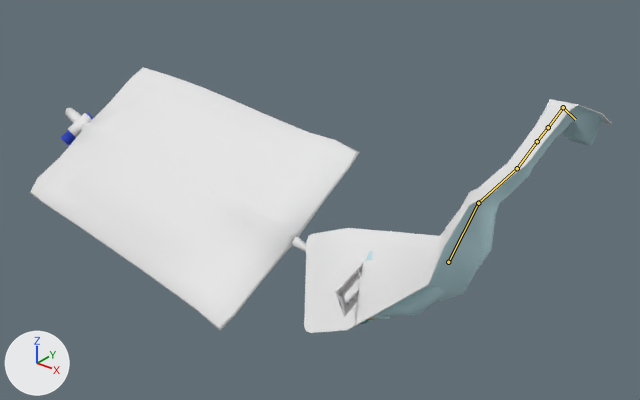
The FBX model care-up/Assets/_Models/catheter_Supertubular.fbx, before and after one commit.
One viewpoint serves both versions: a camera (50 mm lens) standing at (0.207, -0.709, 0.32) and looking at (-0.156, -0.255, 0.039). Every picture has the same lights, and +X, +Y and +Z are marked at lower left. Both versions are drawn at frame 1447 of the action 'catArm|catheter_Onpatient_Supertubular_SQ1_L_Lib.003'; the numbers are the values there. The bones that change are drawn over the model as lines.

In view in the first picture: 'catCover', 'catInner', 'catOuter', 'catheter', 'catheter_bag'.
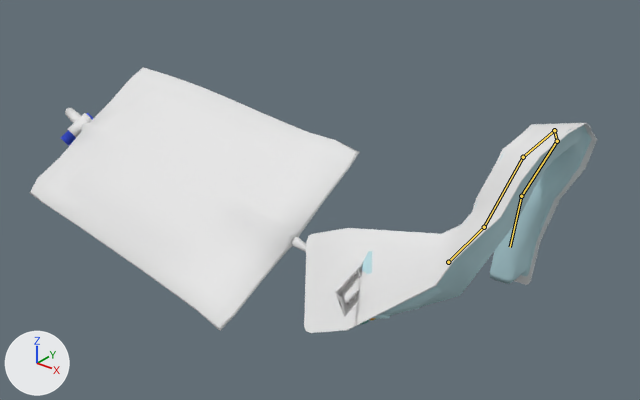
Boxes (x1, y1, x2, y2) around the edits, measured in the pictures (640 x 400 px):
```json
{"object": "catCover", "change": "posed", "before": [304, 99, 611, 333], "after": [304, 123, 597, 333], "on screen": "10% shorter"}
{"object": "catOuter", "change": "posed", "before": [368, 103, 606, 321], "after": [369, 125, 592, 321], "on screen": "6% narrower, 10% shorter"}
{"object": "catInner", "change": "posed", "before": [378, 287, 445, 317], "after": [379, 288, 442, 315], "on screen": "10% shorter"}
{"object": "catheter", "change": "posed", "before": [358, 318, 375, 325], "after": [360, 318, 376, 325]}
{"bone": "b.000", "before": "(448, 262) to (478, 203)", "after": "(448, 262) to (484, 227)"}
{"bone": "b.001", "before": "(478, 203) to (517, 168)", "after": "(484, 227) to (523, 157)"}
{"bone": "b.002", "before": "(517, 168) to (537, 141)", "after": "(523, 157) to (554, 130)"}
{"bone": "b.003", "before": "(537, 141) to (548, 127)", "after": "(554, 130) to (557, 141)"}
{"bone": "b.004", "before": "(548, 127) to (563, 107)", "after": "(557, 141) to (521, 196)"}
{"bone": "end", "before": "(563, 107) to (575, 119)", "after": "(521, 196) to (510, 247)"}
```

The change, as JSON lines over the scene's bpy script:
```json
{"block": "bone_b_000", "where": "bone_b_000 = bpy.data.objects['catArm'].pose.bones['b.000']  # child of 'start'"}
{"op": "set", "path": "bone_b_000.rotation_quaternion", "old": "(0.789, -0.335, -0.424, 0.293)", "new": "(0.858, -0.249, -0.417, 0.169)", "note": "degrees (-62, -28, 58) -> degrees (-47, -39, 40)"}
{"op": "set", "path": "bone_b_000.scale", "old": "(0.92, 0.92, 0.92)", "new": "(0.71, 0.71, 0.71)"}
{"block": "bone_b_001", "where": "bone_b_001 = bpy.data.objects['catArm'].pose.bones['b.001']  # child of 'b.000'"}
{"op": "set", "path": "bone_b_001.rotation_quaternion", "old": "(0.953, -0.126, 0.18, -0.209)", "new": "(0.964, -0.127, 0.209, 0.1)", "note": "degrees (-19, 17, -28) -> degrees (-13, 25, 9)"}
{"op": "set", "path": "bone_b_001.scale", "old": "(0.37, 0.37, 0.37)", "new": "(0.75, 0.75, 0.75)"}
{"block": "bone_b_002", "where": "bone_b_002 = bpy.data.objects['catArm'].pose.bones['b.002']  # child of 'b.001'"}
{"op": "set", "path": "bone_b_002.rotation_quaternion", "old": "(0.988, -0.124, 0.081, 0.052)", "new": "(0.915, -0.236, 0.046, -0.325)", "note": "degrees (-14, 10, 5) -> degrees (-28, -4, -38)"}
{"op": "set", "path": "bone_b_002.scale", "old": "(0.79, 0.79, 0.79)", "new": "(0.83, 0.8, 1.05)"}
{"block": "bone_b_003", "where": "bone_b_003 = bpy.data.objects['catArm'].pose.bones['b.003']  # child of 'b.002'"}
{"op": "set", "path": "bone_b_003.rotation_quaternion", "old": "(1.0, 0.018, 0.017, -0.005)", "new": "(0.894, -0.222, 0.056, -0.386)", "note": "degrees (2, 2, -1) -> degrees (-26, -4, -46)"}
{"op": "set", "path": "bone_b_003.scale", "old": "(1.0, 0.46, 1.0)", "new": "(1.01, 0.45, 1.02)"}
{"block": "bone_b_004", "where": "bone_b_004 = bpy.data.objects['catArm'].pose.bones['b.004']  # child of 'b.003'"}
{"op": "set", "path": "bone_b_004.rotation_quaternion", "old": "(0.999, 0.038, 0.011, 0.035)", "new": "(0.935, -0.164, 0.037, -0.312)", "note": "degrees (4, 1, 4) -> degrees (-19, -2, -37)"}
{"op": "set", "path": "bone_b_004.scale", "old": "(1.19, 1.48, 1.1)", "new": "(1.09, 1.56, 1.4)"}
{"block": "bone_end", "where": "bone_end = bpy.data.objects['catArm'].pose.bones['end']  # child of 'b.004'"}
{"op": "set", "path": "bone_end.rotation_quaternion", "old": "(-0.809, 0.111, -0.063, 0.574)", "new": "(-0.979, -0.112, -0.136, -0.102)", "note": "degrees (-15, -1, -71) -> degrees (15, 14, 14)"}
{"op": "set", "path": "bone_end.scale", "old": "(2.94, 0.95, 1.55)", "new": "(1.22, 1.56, 0.59)"}
```
